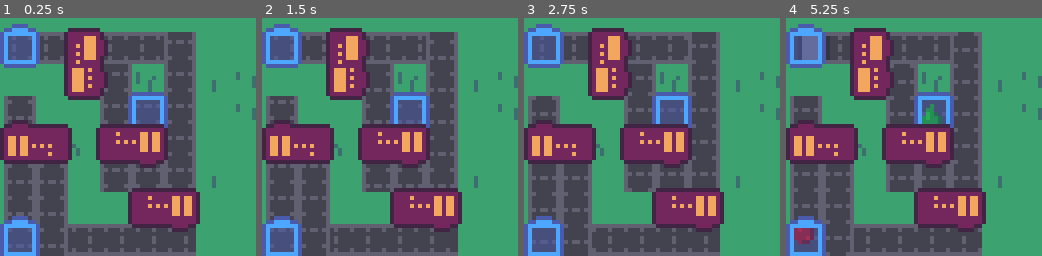
Above: before the commit, frames 1-4 (left to right).
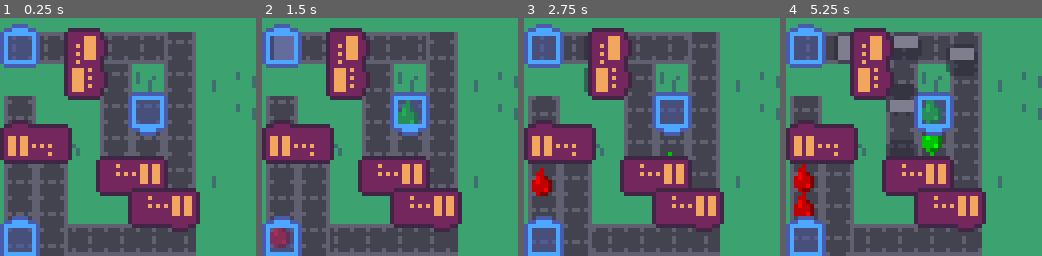
Above: after the commit, the same moments.

Repository: gheja/boxez
Game: Godot game, scene res://scenes/main_screen.tscn
Two runs of this game, one before a commit and one after it. Both use one fixed random seed, a clock stepped at 60 frames per second and the inputs below.
Inputs:
- Up to frame 1 (0.25 s): no input
- Up to frame 2 (1.5 s): no input
- Up to frame 3 (2.75 s): no input
- Up to frame 4 (5.25 s): no input

The runs differ from the first frame. In frame 1, 7.8% of the frame differs, in the area x 37-66%, y 44-75%; in frame 2, 9.6%; in frame 3, 8.6%; in frame 4, 14%, in the area x 3-75%, y 5-95%.

Commit message:
Reverted changes on level

Diff:
--- a/src/scenes/building_miner.tscn
+++ b/src/scenes/building_miner.tscn
@@ -25,7 +25,7 @@
 shape = SubResource("RectangleShape2D_ys10p")
 
 [node name="Timer" type="Timer" parent="."]
-wait_time = 5.0
+wait_time = 1.4
 autostart = true
 
 [connection signal="area_entered" from="LeftArea" to="." method="_on_left_area_area_entered"]
--- a/src/scenes/level_1.tscn
+++ b/src/scenes/level_1.tscn
@@ -117,7 +117,7 @@
 position = Vector2(108, 44)
 
 [node name="BuildingMerge6" parent="BuildingsContainer" instance=ExtResource("7_hm2ki")]
-position = Vector2(164, 36)
+position = Vector2(164, 44)
 rotation = -3.14159
 
 [node name="BuildingMerge8" parent="BuildingsContainer" instance=ExtResource("7_hm2ki")]
